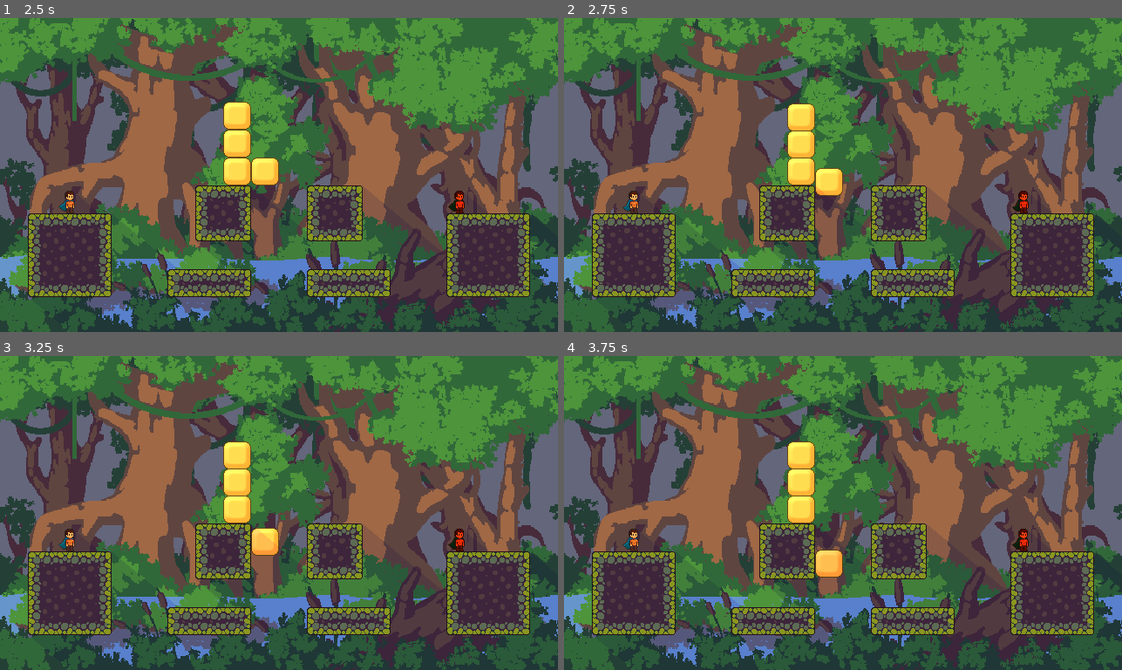
Above: before the commit, frames 1-4 (two rows, left to right).
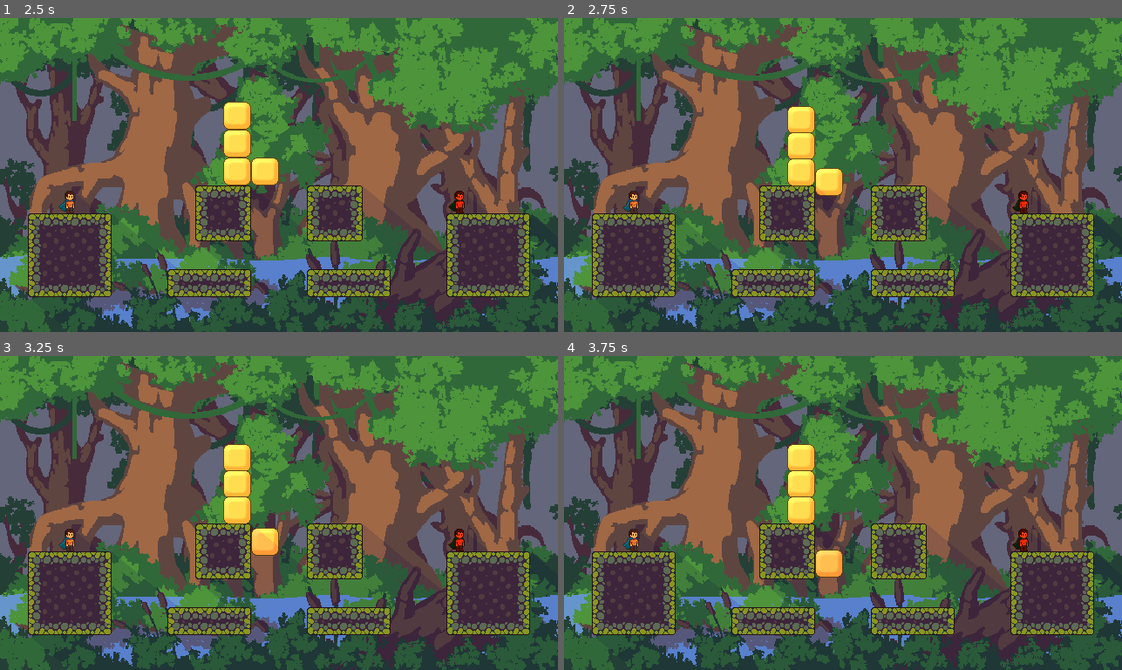
Above: after the commit, the same moments.

Repository: Elagoht/TetraBros
Game: Godot game, scene res://levels/main_menu/MainMenu.tscn
The game is run twice, just before and just after one commit, with the same random seed, the same clock (stepped at 60 frames per second) and the same inputs.
Inputs:
- Up to frame 1 (2.5 s): click "I Have a Friend" at 0.5 s
- Up to frame 2 (2.75 s): no input
- Up to frame 3 (3.25 s): no input
- Up to frame 4 (3.75 s): no input

Frame 1 is identical in both runs. In frame 2, 0.2% of the frame differs, in the area x 40-45%, y 27-54%; in frame 3, 0.2%; in frame 4, 0.2%.

Commit message:
chore: detect player smashing condition

Diff:
--- a/entities/falling_block/falling_block.tscn
+++ b/entities/falling_block/falling_block.tscn
@@ -7,7 +7,7 @@
 size = Vector2(30, 30)
 
 [sub_resource type="RectangleShape2D" id="RectangleShape2D_c7iss"]
-size = Vector2(30, 1)
+size = Vector2(22, 1)
 
 [node name="FallingBlock" type="RigidBody2D"]
 gravity_scale = 0.0
@@ -22,7 +22,10 @@
 position = Vector2(16, 16)
 shape = SubResource("RectangleShape2D_kq42p")
 
-[node name="OneWayCollisionShape" type="CollisionShape2D" parent="."]
+[node name="Area2D" type="Area2D" parent="."]
+
+[node name="BottomCollider" type="CollisionShape2D" parent="Area2D"]
 position = Vector2(16, 31.5)
 shape = SubResource("RectangleShape2D_c7iss")
-one_way_collision = true
+
+[connection signal="area_entered" from="Area2D" to="." method="_on_area_2d_area_entered"]
--- a/entities/falling_block/scripts/falling_block.gd
+++ b/entities/falling_block/scripts/falling_block.gd
@@ -5,6 +5,7 @@
 @export var speed: int = 50
 
 @onready var tilemap: TileMapLayer
+@onready var bottom_collider: CollisionShape2D = $Area2D/BottomCollider
 
 func _ready() -> void:
 	tilemap = get_parent().get_node("Tilemap")
@@ -17,3 +18,9 @@
 	var y = int((position.y+16)/32)
 	tilemap.set_cell(Vector2i(x, y), 0, Vector2i(0, 0))
 	queue_free()
+
+func _on_area_2d_area_entered(area: Area2D) -> void:
+	if area.is_in_group("player"):
+		var player: Player = area.get_parent()
+		if player.is_on_floor():
+			print("player died")
--- a/entities/player/Player.tscn
+++ b/entities/player/Player.tscn
@@ -144,7 +144,7 @@
 [node name="Player" type="CharacterBody2D"]
 script = ExtResource("1_eaotn")
 
-[node name="HitBox" type="Area2D" parent="."]
+[node name="HitBox" type="Area2D" parent="." groups=["player"]]
 script = ExtResource("2_m1mwl")
 
 [node name="CollisionShape2D" type="CollisionShape2D" parent="HitBox"]
--- a/entities/player/player.gd
+++ b/entities/player/player.gd
@@ -1,4 +1,6 @@
 extends CharacterBody2D
+
+class_name Player
 
 @export var speed: int = 200
 @export var gravity: float = 980.0
